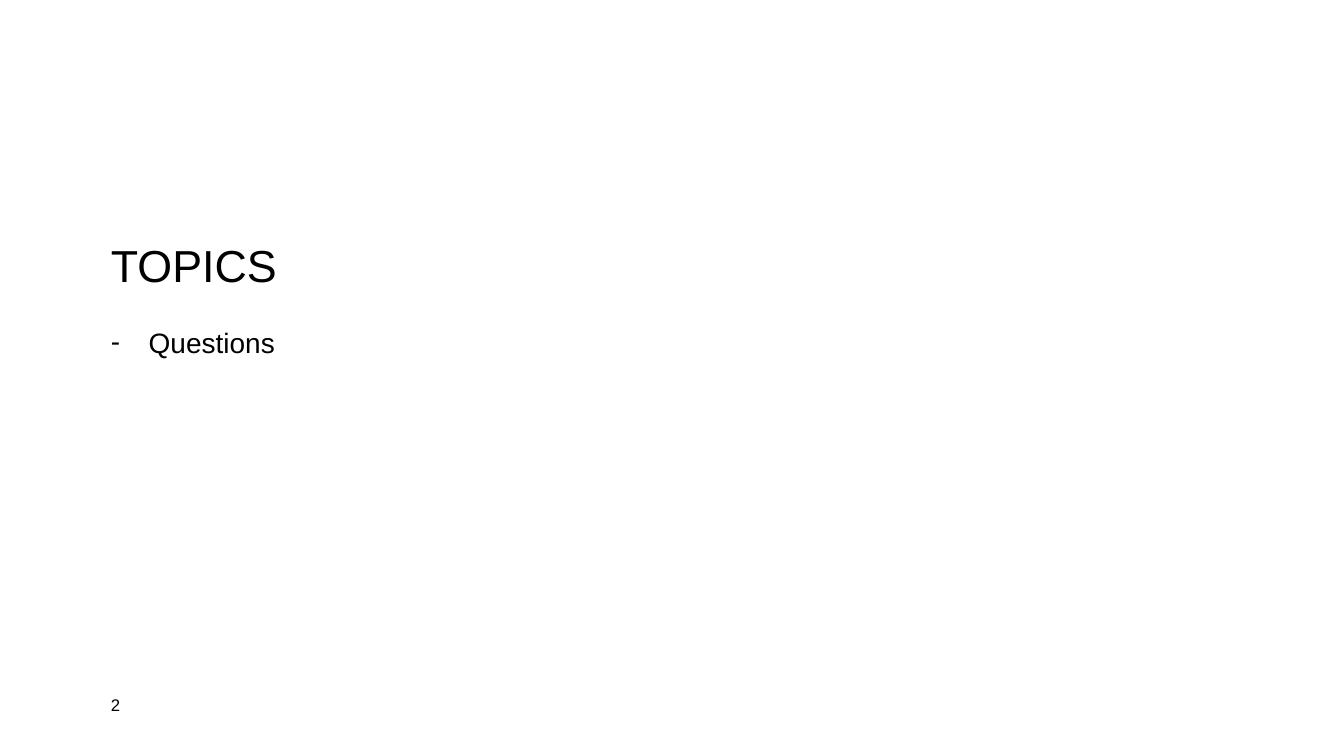
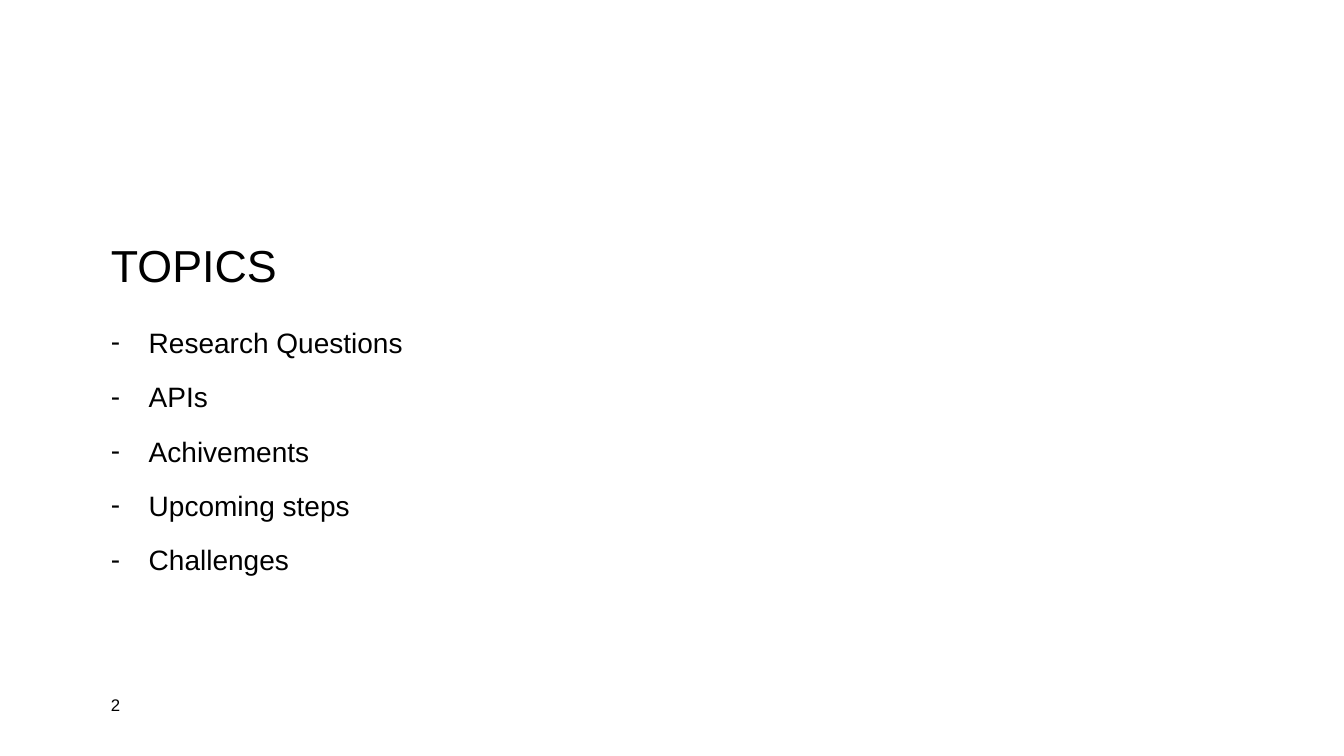
Before and after one commit to lennartklose96/DataScienceProject, a slide deck: slide 2 of Data-Science-Project2Präsi.pptx. Drawn at 1344x756 pixels with LibreOffice and Linux fonts; fonts in the diff are those of the drawing; background and template pictures are left out. Boxes give left, top, right and bottom in pixels: in the first picture for what was removed or moved away, otherwise in the second. Text is boxed around its words. In the diff, an @@ line names an element or a change of style, - is before the commit and + after.

```diff
--- a/Data-Science-Project2Präsi.pptx
+++ b/Data-Science-Project2Präsi.pptx
@@ text at (149, 332, 402, 575): text changed @@
-– Questions
+– Research Questions
+– APIs
+– Achivements
+– Upcoming steps
+– Challenges
```
Also in this commit, not shown: 6 other slides changed, 4 slides added, 6 other files.
